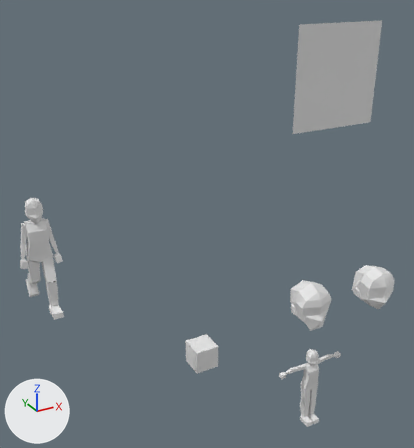
An edit to the Blender file template_psx_charter.blend, drawn before and after from the same camera.
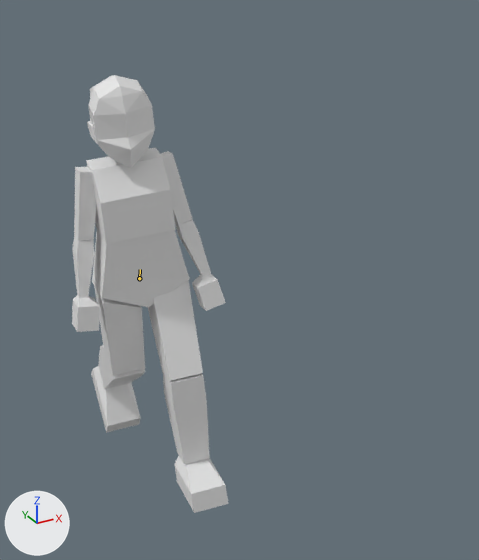
Each version is shown whole from a camera (50 mm lens) standing at (-1.66, -8.69, 5.26) and looking at (3.59, 0.85, 0.49), then close up on the part from 0% to 32% of the width and 39% to 74% of the height. Every picture has the same lights, and +X, +Y and +Z are marked at lower left. Both versions are drawn at frame 50 of the action 'walk'; the numbers are the values there. The bones that change are drawn over the model as lines in the close-ups.
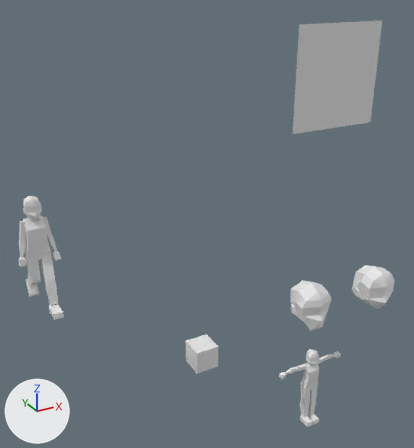
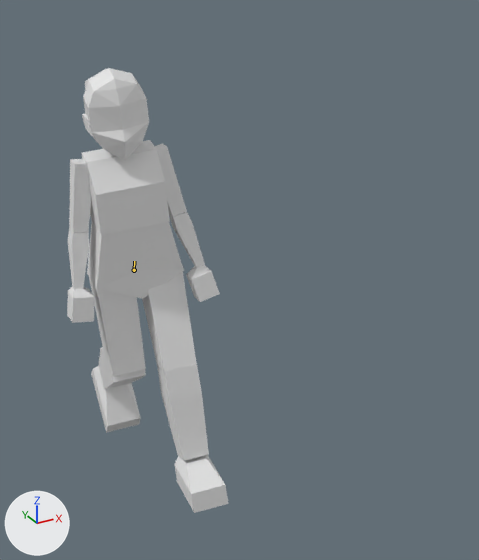
Where the change shows, as pixel boxes (x1, y1, x2, y2) in the close-ups (479 x 560 px):
'Cube', posed
    before: (86, 147, 176, 244)
    after: (81, 140, 170, 236)
'head_1.001', posed
    before: (87, 75, 155, 168)
    after: (82, 68, 149, 160)
'Cube.002', posed
    before: (93, 230, 186, 287)
    after: (88, 222, 181, 279)
'Cube.007', posed
    before: (148, 280, 203, 381)
    after: (142, 272, 197, 371)
'Cube.006', posed (8% wider)
    before: (163, 372, 210, 465)
    after: (158, 364, 209, 461)
'Cube.009', posed (9% wider)
    before: (93, 277, 145, 376)
    after: (89, 277, 146, 377)
'Cube.003', posed
    before: (92, 269, 190, 307)
    after: (87, 261, 184, 298)
'Cube.013', posed
    before: (74, 167, 96, 241)
    after: (69, 159, 91, 232)
'Cube.014', posed
    before: (72, 236, 94, 298)
    after: (68, 228, 89, 290)
'Cube.010', posed
    before: (161, 151, 193, 225)
    after: (155, 144, 187, 217)
'Cube.015', posed
    before: (72, 295, 100, 332)
    after: (67, 286, 95, 323)
'Cube.011', posed
    before: (175, 220, 211, 276)
    after: (169, 212, 205, 268)
'Cube.012', posed
    before: (192, 273, 226, 311)
    after: (186, 265, 220, 302)
'Cube.008', posed
    before: (98, 345, 145, 389)
    after: (98, 347, 146, 389)
bone 'spine', root to tip
    before: (139, 278) to (140, 269)
    after: (134, 270) to (134, 261)

What the commit changed:
Bone 'spine' (bone_spine) moves from (0.0, -0.009, 0.0) to (0.0, -0.062, -0.085).
